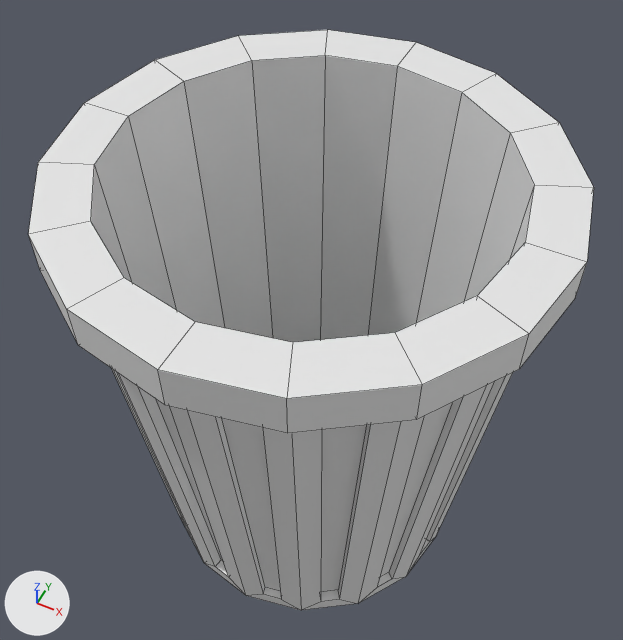
Renders of the FBX model Office_FPS/Assets/_OfficeSimulator_Root/Art/3D/Models/Props/SM_Papelera.fbx from each side of a commit.
One viewpoint serves both versions: a 50 mm camera at (0.202, -0.405, 0.758) aimed at (-0.012, 0.023, 0.222). The axes (+X, +Y, +Z) are drawn at lower left. The lights are the same throughout. Mesh edges are drawn as thin lines. Where no turn or scale is listed for an object, it has been applied to the vertices.

Script lines for the objects in view, before the commit:
```python
me_cylinder_011 = bpy.data.meshes.new('Cylinder.011')
me_cylinder_011.from_pydata(...)  # 256 vertices, 241 faces; spans x -0.184..0.184, y -0.184..0.184, z 0.002..0.396
me_cylinder_011.materials.append(mat_material_008)  # its picture is missing
ob_cylinder_001 = bpy.data.objects.new('Cylinder.001', me_cylinder_011)
ob_cylinder_001.location = (0.0, 0.0, 0.0)
```
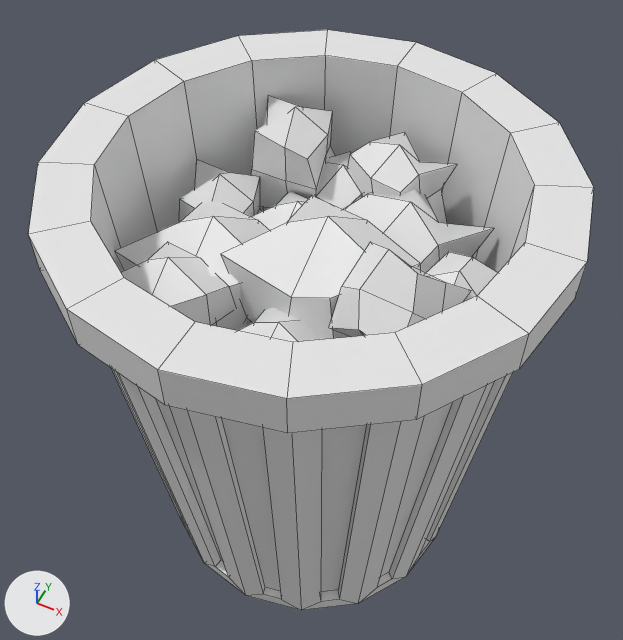
Patch to the scene script:
```diff
--- a/Office_FPS/Assets/_OfficeSimulator_Root/Art/3D/Models/Props/SM_Papelera.fbx.py
+++ b/Office_FPS/Assets/_OfficeSimulator_Root/Art/3D/Models/Props/SM_Papelera.fbx.py
@@ ob_cube_005 @@
+ob_cube_005 = bpy.data.objects.new('Cube.005', me_cube_005)  # 26 vertices, 24 faces; spans x -0.04..0.0412, y -0.0412..0.0412, z -0.0355..0.0464; in mat_material_008 (its picture is missing)
+ob_cube_005.location = (-0.0143, 0.0833, 0.2945)
@@ ob_cube_009 @@
+ob_cube_009 = bpy.data.objects.new('Cube.009', me_cube_009)  # 26 vertices, 24 faces; spans x -0.0597..0.0606, y -0.0597..0.0597, z -0.0578..0.0754; in mat_material_008 (its picture is missing)
+ob_cube_009.location = (0.0213, -0.0185, 0.3071)
@@ ob_cube_010 @@
+ob_cube_010 = bpy.data.objects.new('Cube.010', me_cube_010)  # 26 vertices, 24 faces; spans x -0.0367..0.0372, y -0.0367..0.0367, z -0.0355..0.0464; in mat_material_008 (its picture is missing)
+ob_cube_010.location = (-0.0287, 0.0344, 0.2894)
@@ ob_cube_001 @@
+ob_cube_001 = bpy.data.objects.new('Cube.001', me_cube_001)  # 26 vertices, 24 faces; spans x -0.033..0.0403, y -0.0477..0.0381, z -0.0506..0.0451; in mat_material_008 (its picture is missing)
+ob_cube_001.location = (0.0822, -0.0468, 0.3484)
@@ ob_cube_004 @@
+ob_cube_004 = bpy.data.objects.new('Cube.004', me_cube_004)  # 26 vertices, 24 faces; spans x -0.056..0.0577, y -0.0577..0.0577, z -0.0497..0.0649; in mat_material_008 (its picture is missing)
+ob_cube_004.location = (0.0538, 0.0509, 0.2896)
@@ ob_cube_012 @@
+ob_cube_012 = bpy.data.objects.new('Cube.012', me_cube_012)  # 26 vertices, 24 faces; spans x -0.0368..0.0373, y -0.0368..0.0368, z -0.0355..0.0464; in mat_material_008 (its picture is missing)
+ob_cube_012.location = (-0.0633, -0.0827, 0.3177)
@@ ob_cube_006 @@
+ob_cube_006 = bpy.data.objects.new('Cube.006', me_cube_006)  # 26 vertices, 24 faces; spans x -0.0374..0.0312, y -0.0374..0.0374, z -0.0355..0.0464; in mat_material_008 (its picture is missing)
+ob_cube_006.location = (-0.0897, 0.025, 0.2997)
@@ ob_cube_003 @@
+ob_cube_003 = bpy.data.objects.new('Cube.003', me_cube_003)  # 26 vertices, 24 faces; spans x -0.04..0.0412, y -0.0412..0.0412, z -0.0355..0.0464; in mat_material_008 (its picture is missing)
+ob_cube_003.location = (0.0265, 0.0931, 0.3203)
@@ ob_cube @@
+ob_cube = bpy.data.objects.new('Cube', me_cube)  # 26 vertices, 24 faces; spans x -0.0314..0.0314, y -0.0314..0.0345, z -0.0355..0.0464; in mat_material_008 (its picture is missing)
+ob_cube.location = (0.1103, -0.0052, 0.3137)
@@ ob_cube_014 @@
+ob_cube_014 = bpy.data.objects.new('Cube.014', me_cube_014)  # 26 vertices, 24 faces; spans x -0.0368..0.0373, y -0.0368..0.0368, z -0.0355..0.0464; in mat_material_008 (its picture is missing)
+ob_cube_014.location = (0.0168, -0.0816, 0.2933)
@@ ob_cube_013 @@
+ob_cube_013 = bpy.data.objects.new('Cube.013', me_cube_013)  # 26 vertices, 24 faces; spans x -0.0594..0.0601, y -0.0594..0.0594, z -0.0573..0.0748; in mat_material_008 (its picture is missing)
+ob_cube_013.location = (-0.0597, -0.0322, 0.2867)
@@ ob_cube_007 @@
+ob_cube_007 = bpy.data.objects.new('Cube.007', me_cube_007)  # 26 vertices, 24 faces; spans x -0.0374..0.0312, y -0.0374..0.0374, z -0.0355..0.0464; in mat_material_008 (its picture is missing)
+ob_cube_007.location = (-0.0563, 0.0852, 0.3332)
```

Boxes [x1, y1, x2, y2] around the edits, measured in the pictures (623 x 640 px):
'Cube.009', added
    after: [221, 196, 420, 340]
'Cube.001', added
    after: [329, 242, 471, 337]
'Cube.007', added
    after: [251, 96, 335, 207]
'Cube.013', added
    after: [115, 199, 270, 331]
'Cube.004', added
    after: [343, 188, 494, 273]
'Cube.012', added
    after: [121, 242, 234, 326]
'Cube.003', added
    after: [347, 132, 457, 224]
'Cube.006', added
    after: [179, 159, 262, 222]
'Cube', added
    after: [426, 252, 498, 302]
'Cube.005', added
    after: [314, 152, 363, 209]
'Cube.014', added
    after: [238, 308, 322, 342]
'Cube.010', added
    after: [251, 192, 308, 230]
